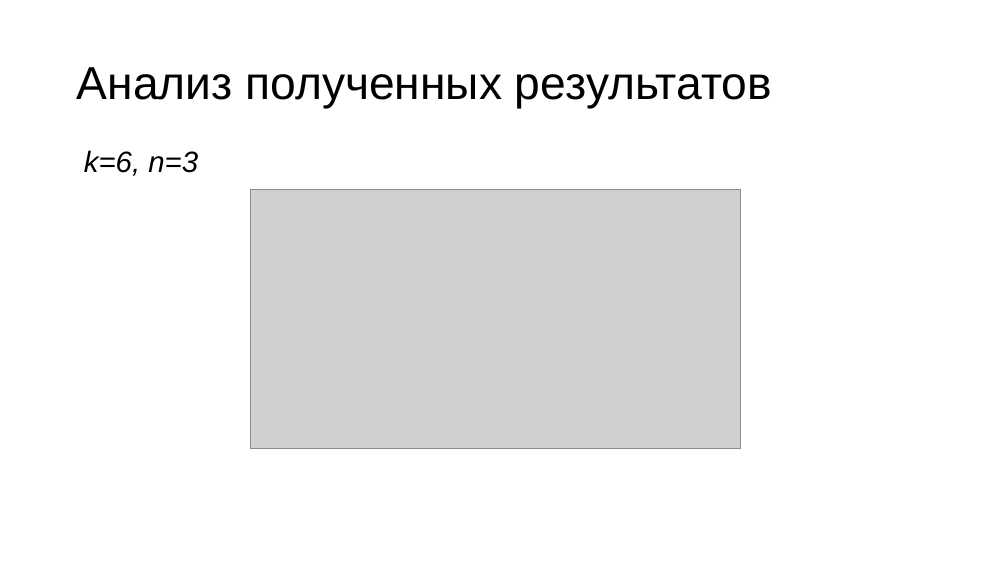
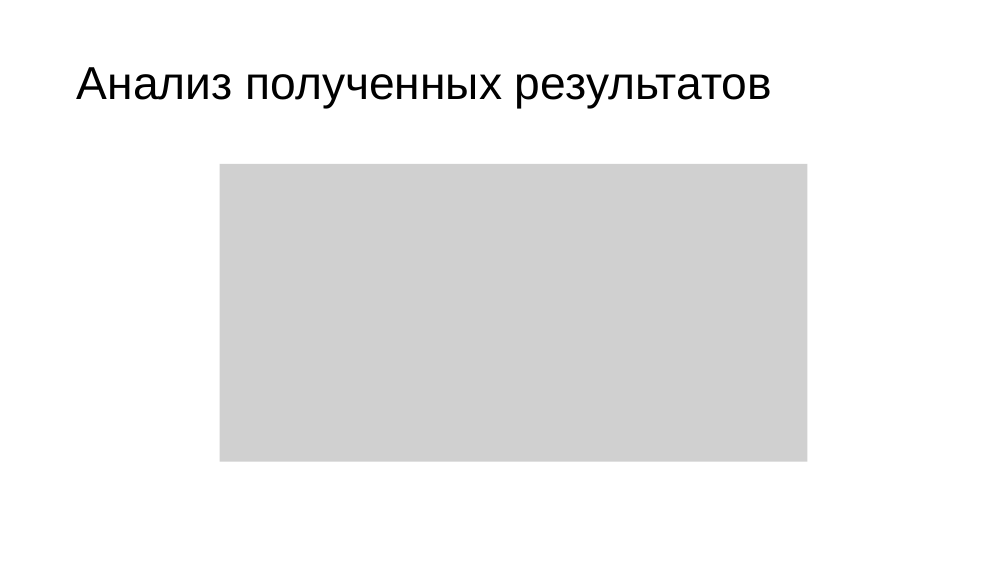
Before and after one commit to deathguard771/deathguard771, a slide deck: slide 12 of ПЗ/Sterlyagov_A_A.pptx (slide 8 before the commit). Drawn at 1008x567 pixels with LibreOffice and Linux fonts; fonts in the diff are those of the drawing; grey boxes stand for pictures. Boxes give left, top, right and bottom in pixels: in the first picture for what was removed or moved away, otherwise in the second. Text is boxed around its words. In the diff, an @@ line names an element or a change of style, - is before the commit and + after.

```diff
--- a/ПЗ/Sterlyagov_A_A.pptx
+++ b/ПЗ/Sterlyagov_A_A.pptx
@@ text removed at (x1=84, y1=150, x2=198, y2=176) @@
-k=6, n=3
@@ picture resized from (x1=250, y1=189, x2=741, y2=448) to (x1=219, y1=164, x2=808, y2=462) @@
```
Also in this commit, not shown: 7 other slides changed, 8 slides added, 1 slide removed, 7 other files.
